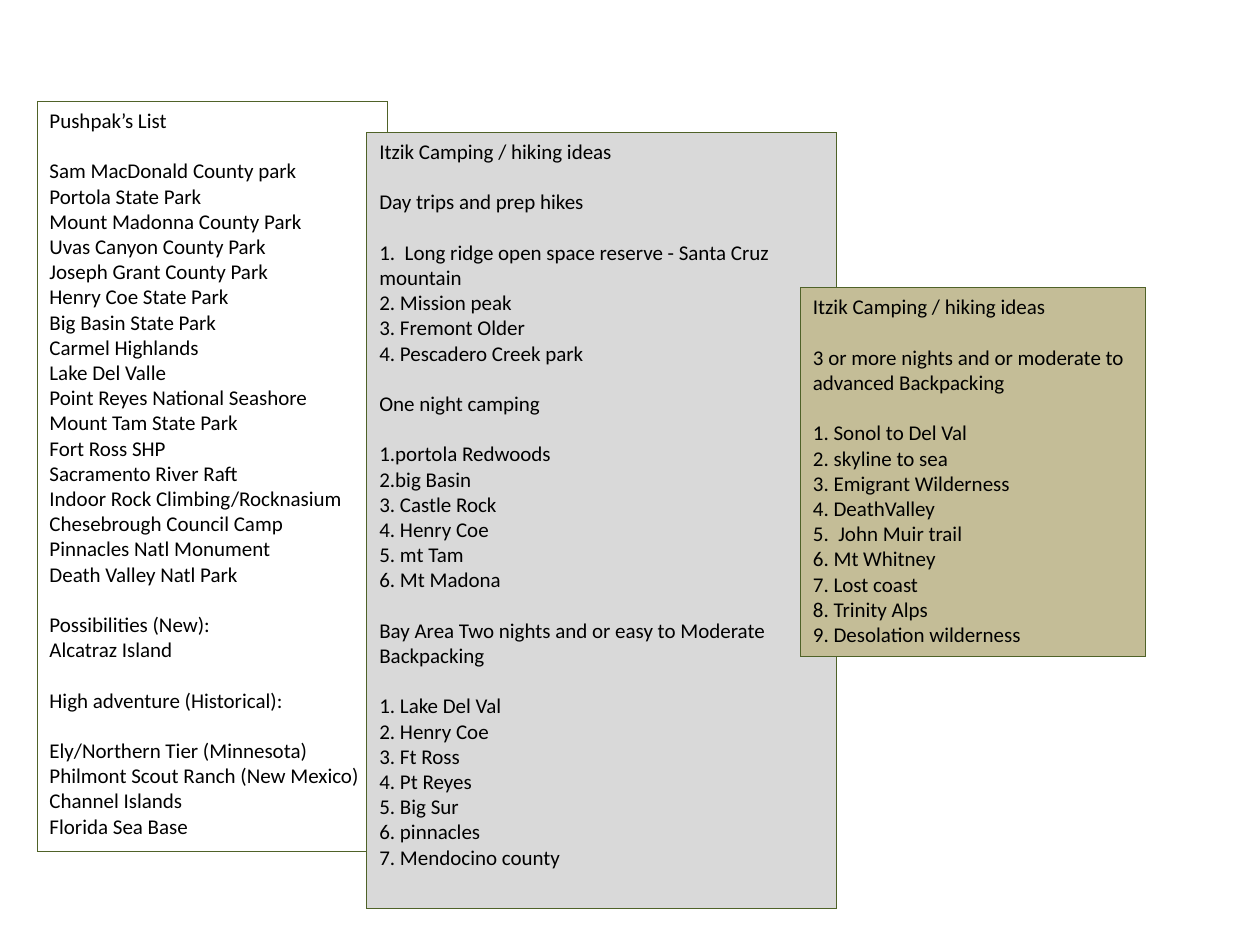
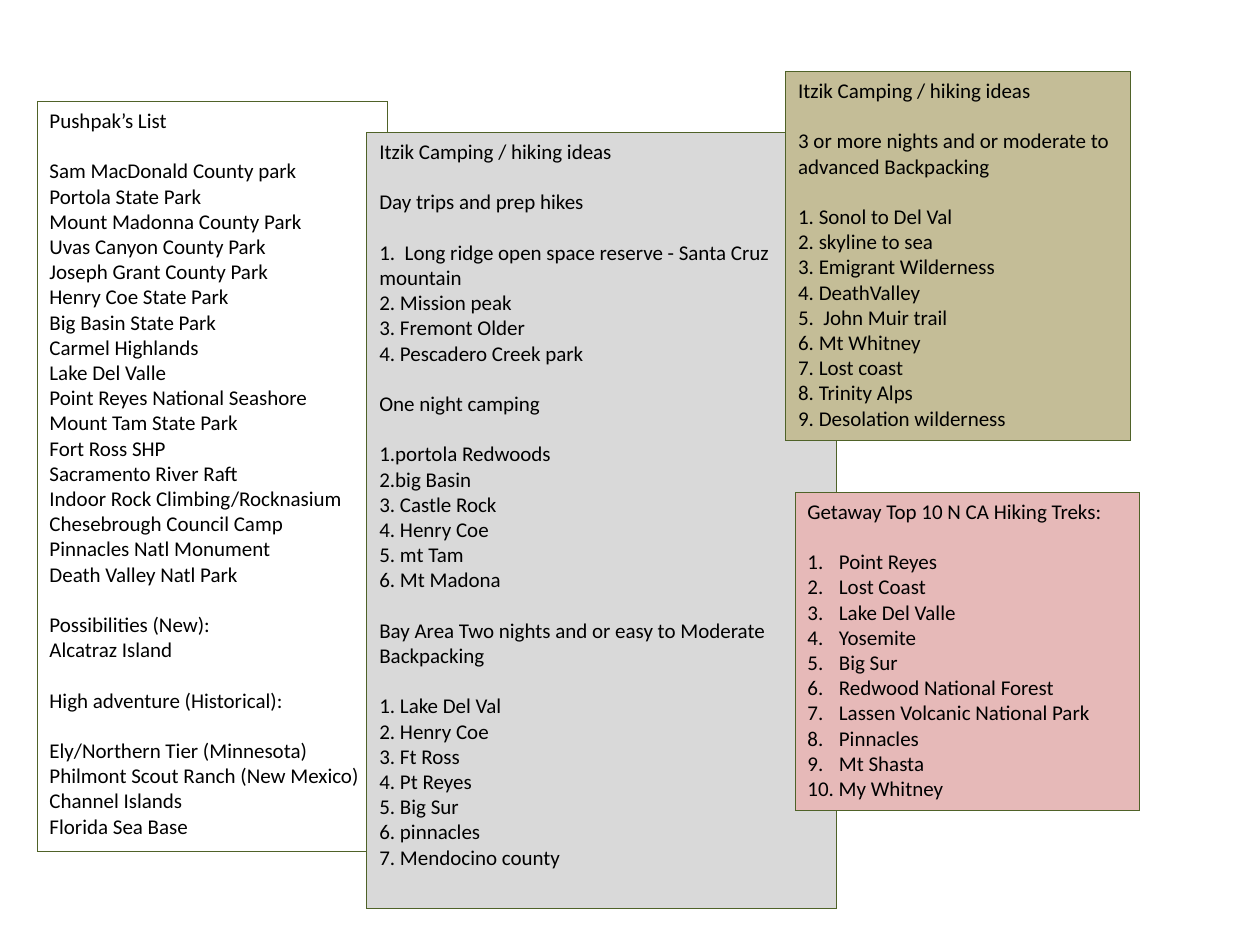
Before and after one commit to sdavi101010/troop457, a slide deck: slide 2 of 2013/trekPlanning/TrekPlanningLocations.pptx. Drawn at 1260x945 pixels with LibreOffice and Linux fonts; fonts in the diff are those of the drawing. Boxes give left, top, right and bottom in pixels: in the first picture for what was removed or moved away, otherwise in the second. Text is boxed around its words. In the diff, an @@ line names an element or a change of style, - is before the commit and + after.

```diff
--- a/2013/trekPlanning/TrekPlanningLocations.pptx
+++ b/2013/trekPlanning/TrekPlanningLocations.pptx
@@ rectangle "Itzik Camping / hiking ideas": place and size @@
-rectangle "Itzik Camping / hiking ideas" at (800,287,1145,656)
+rectangle "Itzik Camping / hiking ideas" at (786,72,1131,441)
@@ rectangle added at (795,493,1140,810), fill #E6B9B8, outline #4F6228 0.75 pt, 12 pt, text #000000 @@
+Getaway Top 10 N CA Hiking Treks:
+1. Point Reyes
+2. Lost Coast
+3. Lake Del Valle
+4. Yosemite
+5. Big Sur
+6. Redwood National Forest
+7. Lassen Volcanic National Park
+8. Pinnacles
+9. Mt Shasta
+10. My Whitney
```
